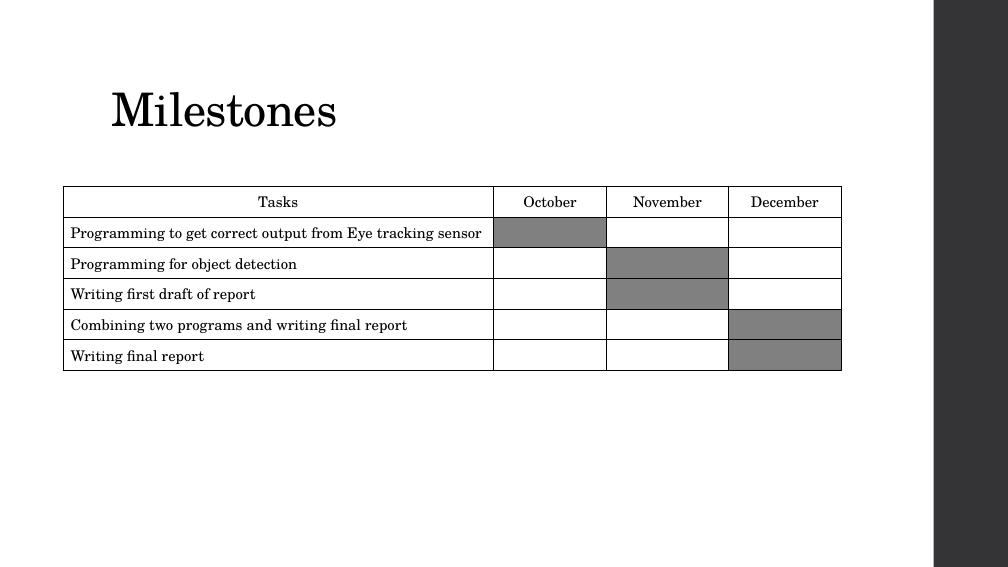
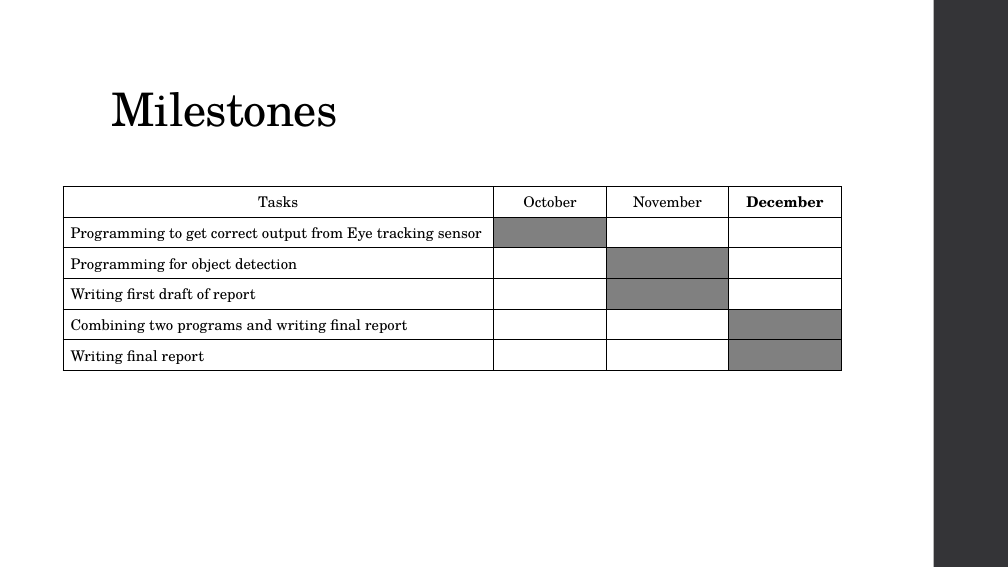
Before and after one commit to diederichk/StepCounter, a slide deck: slide 13 of ProposalPresentation/Proposal.pptx (slide 14 before the commit). Drawn at 1008x567 pixels with LibreOffice and Linux fonts; fonts in the diff are those of the drawing. Boxes give left, top, right and bottom in pixels: in the first picture for what was removed or moved away, otherwise in the second. Text is boxed around its words. In the diff, an @@ line names an element or a change of style, - is before the commit and + after.

```diff
--- a/ProposalPresentation/Proposal.pptx
+++ b/ProposalPresentation/Proposal.pptx
@@ table at (63,187,842,371) @@
@@ bold on in "December" @@
```
Also in this commit, not shown: 4 other slides changed, 1 slide removed.
